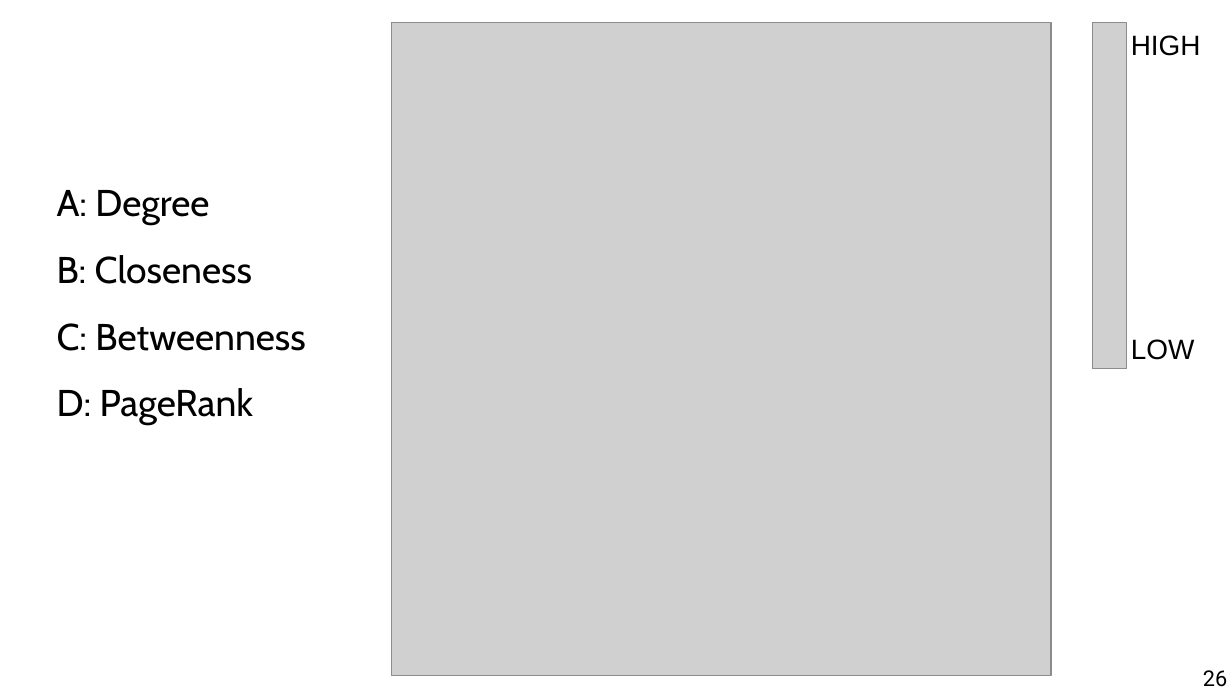
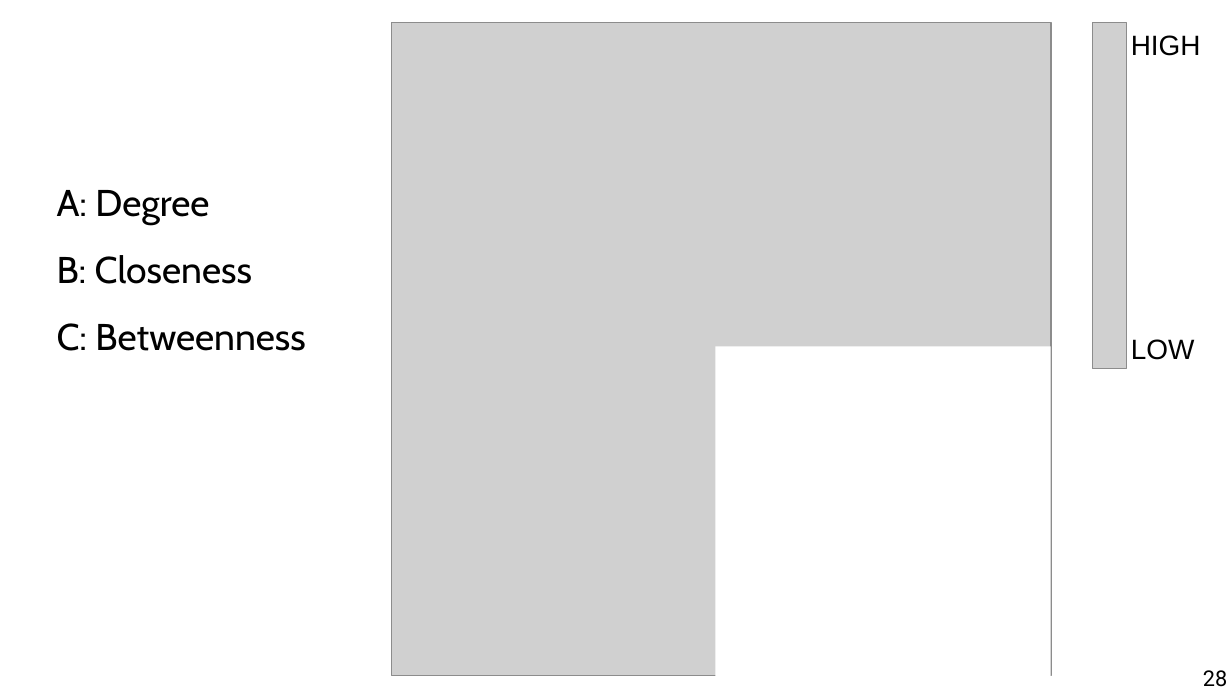
Before and after one commit to chatox/networks-science-course, a slide deck: slide 28 of theory/odp/tt07-betweenness.odp (slide 26 before the commit). Drawn at 1232x693 pixels with LibreOffice and Linux fonts; fonts in the diff are those of the drawing; grey boxes stand for pictures. Boxes give left, top, right and bottom in pixels: in the first picture for what was removed or moved away, otherwise in the second. Text is boxed around its words. In the diff, an @@ line names an element or a change of style, - is before the commit and + after.

```diff
--- a/theory/odp/tt07-betweenness.odp
+++ b/theory/odp/tt07-betweenness.odp
@@ rectangle added at (715,347,1051,682), fill #FFFFFF @@
@@ text at (57,388,254,425): paragraph removed @@
-D: PageRank
@@ page number at (1203,670,1227,687): text changed @@
-26
+28
```
Also in this commit, not shown: 1 other slide changed, 2 slides added, 3 other files.
